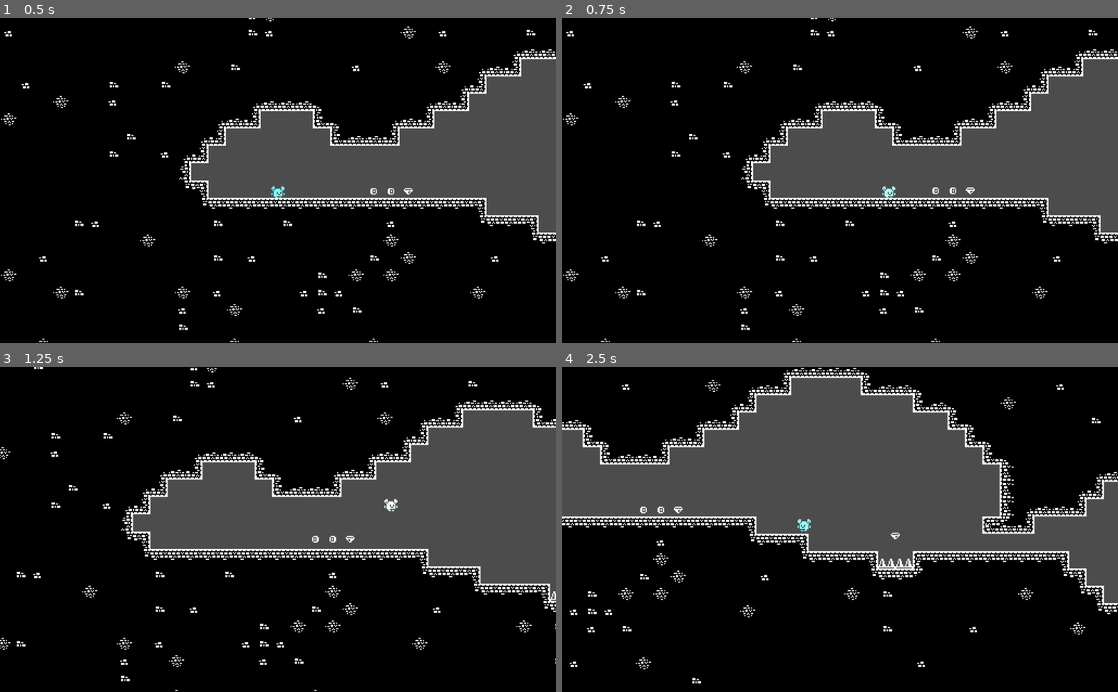
Above: before the commit, frames 1-4 (two rows, left to right).
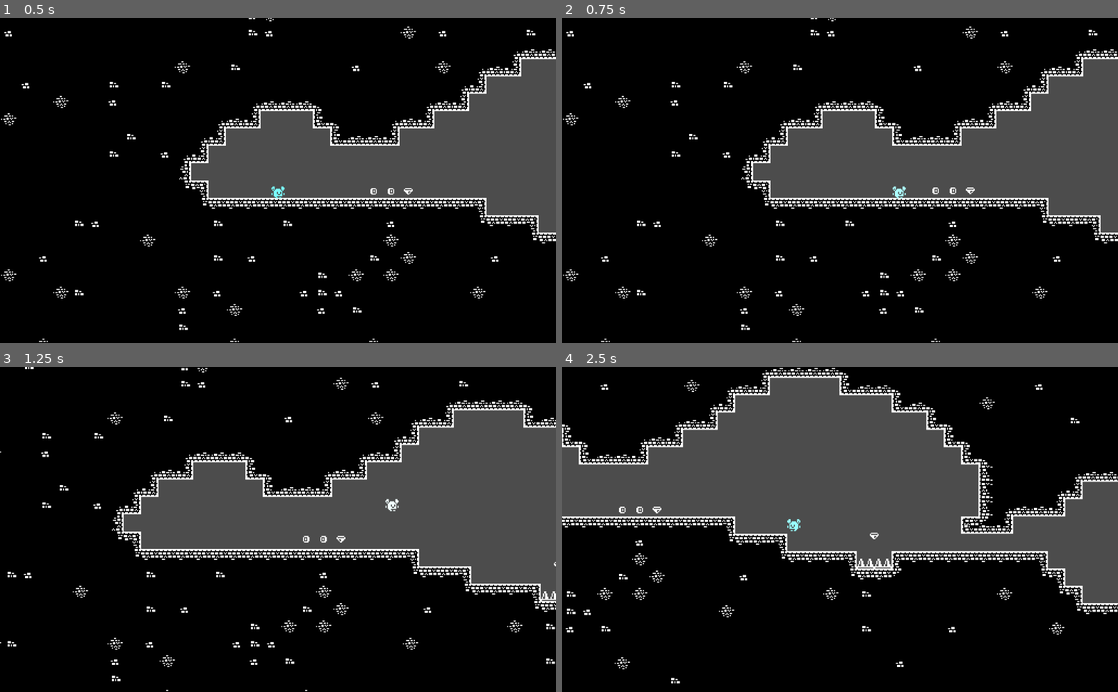
Above: after the commit, the same moments.

Repository: jlzeng-i-got-locked-out-of-rokky258/ColorBlind
Game: Godot game, scene res://assets/Scenes/World.tscn
Same seed, same stepped clock (60 frames per second), same inputs: the game is played once before the commit and once after it.
Inputs:
- Up to frame 1 (0.5 s): no input
- Up to frame 2 (0.75 s): hold D (move_right) from 0.53 s (still down); tap Shift (move_dash, bound only after the commit) at 0.6 s
- Up to frame 3 (1.25 s): keep holding D (move_right); tap Space (move_jump) at 0.77, 0.8, 1.07 s
- Up to frame 4 (2.5 s): tap Space (move_jump) at 1.35, 1.52, 1.82, 2.3 s; tap Shift (move_dash, bound only after the commit) at 1.55, 2.1 s; release D (move_right) at 2.03 s; hold A (move_left) from 2.03 s (still down)

Frame 1 is identical in both runs. In frame 2, 0.1% of the frame differs, in the area x 57-62%, y 51-56%; in frame 3, 6.4%; in frame 4, 11%, in the area x 0-100%, y 0-98%.

Commit message:
Dialogue Box and stuff

Diff:
--- a/assets/Scenes/World.tscn
+++ b/assets/Scenes/World.tscn
@@ -1,10 +1,11 @@
-[gd_scene load_steps=6 format=2]
+[gd_scene load_steps=7 format=2]
 
 [ext_resource path="res://assets/Tilesets/NormalTileset.tres" type="TileSet" id=1]
 [ext_resource path="res://assets/Scenes/Player.tscn" type="PackedScene" id=2]
 [ext_resource path="res://assets/Scenes/Spike.tscn" type="PackedScene" id=3]
 [ext_resource path="res://assets/Scenes/Coin.tscn" type="PackedScene" id=4]
 [ext_resource path="res://assets/Scenes/Diamond.tscn" type="PackedScene" id=5]
+[ext_resource path="res://assets/Scenes/dialogue.tscn" type="PackedScene" id=6]
 
 [node name="World" type="Node2D"]
 __meta__ = {
@@ -53,3 +54,5 @@
 
 [node name="Diamond3" parent="." instance=ExtResource( 5 )]
 position = Vector2( 120, 8 )
+
+[node name="Control" parent="." instance=ExtResource( 6 )]
--- /dev/null
+++ b/assets/Scenes/dialogue.tscn
@@ -0,0 +1,54 @@
+[gd_scene load_steps=5 format=2]
+
+[ext_resource path="res://assets/Scripts/DialogueBox.gd" type="Script" id=1]
+[ext_resource path="res://assets/Graphics/3.fnt" type="BitmapFont" id=2]
+
+[sub_resource type="Gradient" id=1]
+offsets = PoolRealArray( 0, 0.516129, 1 )
+colors = PoolColorArray( 0, 0, 0, 1, 0.45098, 0.45098, 0.45098, 1, 0.00784314, 0.00784314, 0.00784314, 1 )
+
+[sub_resource type="GradientTexture" id=2]
+gradient = SubResource( 1 )
+
+[node name="Control" type="Control"]
+anchor_right = 1.0
+anchor_bottom = 1.0
+__meta__ = {
+"_edit_use_anchors_": false
+}
+
+[node name="DialogueBox" type="Control" parent="."]
+anchor_top = 0.5
+anchor_right = 1.0
+anchor_bottom = 0.5
+margin_left = 64.0
+margin_top = -92.0
+margin_right = -64.0
+margin_bottom = 68.0
+script = ExtResource( 1 )
+__meta__ = {
+"_edit_use_anchors_": false
+}
+
+[node name="TextureRect" type="TextureRect" parent="DialogueBox"]
+anchor_right = 1.0
+anchor_bottom = 1.0
+texture = SubResource( 2 )
+expand = true
+stretch_mode = 1
+__meta__ = {
+"_edit_use_anchors_": false
+}
+
+[node name="RichTextLabel" type="RichTextLabel" parent="DialogueBox"]
+anchor_right = 1.0
+anchor_bottom = 1.0
+margin_left = 30.0
+margin_top = 20.0
+margin_right = -30.0
+margin_bottom = -20.0
+custom_fonts/normal_font = ExtResource( 2 )
+custom_colors/default_color = Color( 0.152941, 0.933333, 0.694118, 1 )
+bbcode_enabled = true
+bbcode_text = "HELLO FRIENDS I CAN ONLY TYPE IN ALL CAPS BECAUSE RICHY CHOSE A FONT WITH NO LOWERCASE"
+text = "HELLO FRIENDS I CAN ONLY TYPE IN ALL CAPS BECAUSE RICHY CHOSE A FONT WITH NO LOWERCASE"
--- /dev/null
+++ b/assets/Scripts/DialogueBox.gd
@@ -0,0 +1,22 @@
+extends Control
+
+var dialog = [
+	'Hi there this is cringe',
+	'owo uwu'
+]
+var dialog_index = 0;
+var finished = false;
+
+func _ready():
+	load_dialog()
+
+func _process(_delta):
+	if Input.is_action_just_pressed("move_jump"):
+		load_dialog()
+
+func load_dialog():
+	if (dialog_index < dialog.size()):
+		$RichTextLabel.bbcode_text = dialog[dialog_index]
+	else:
+		queue_free()
+	dialog_index += 1
--- a/project.godot
+++ b/project.godot
@@ -50,6 +50,11 @@
 "events": [ Object(InputEventKey,"resource_local_to_scene":false,"resource_name":"","device":0,"alt":false,"shift":false,"control":false,"meta":false,"command":false,"pressed":false,"scancode":32,"unicode":0,"echo":false,"script":null)
  ]
 }
+move_dash={
+"deadzone": 0.5,
+"events": [ Object(InputEventKey,"resource_local_to_scene":false,"resource_name":"","device":0,"alt":false,"shift":false,"control":false,"meta":false,"command":false,"pressed":false,"scancode":16777237,"unicode":0,"echo":false,"script":null)
+ ]
+}
 
 [layer_names]
 
